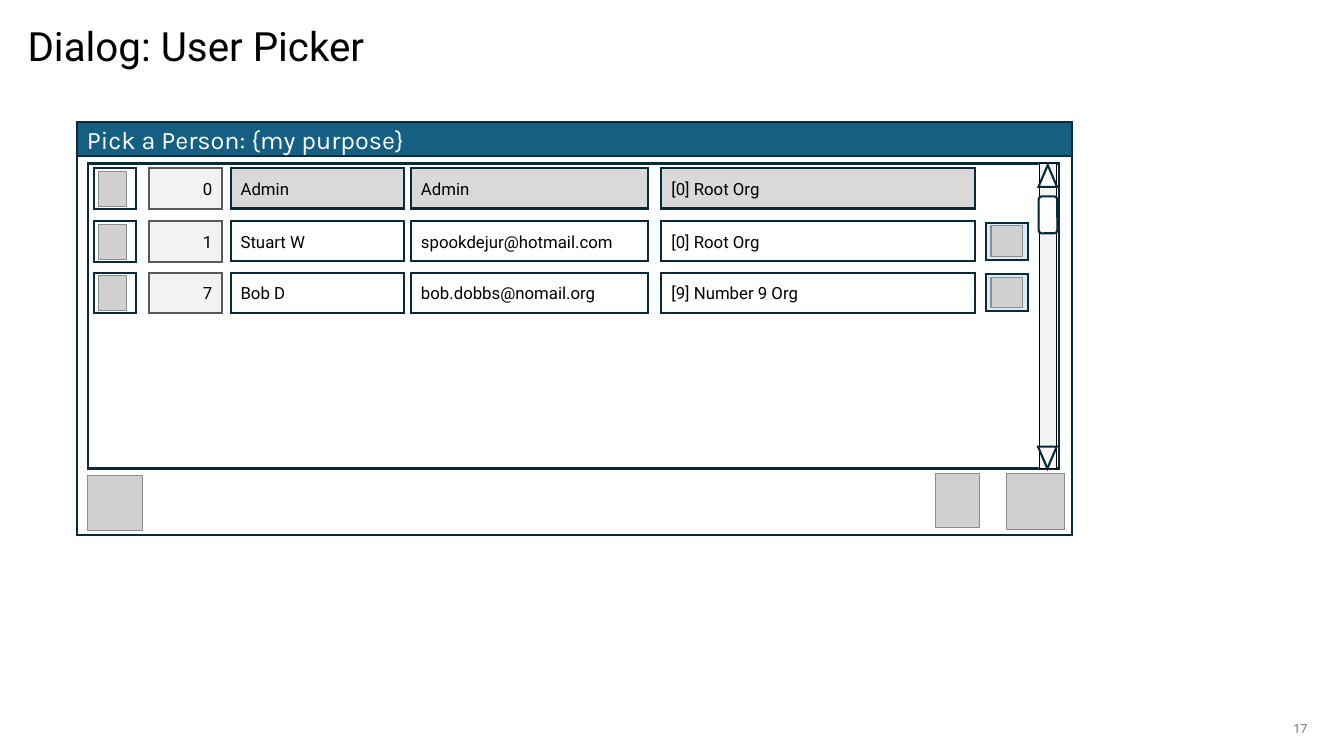
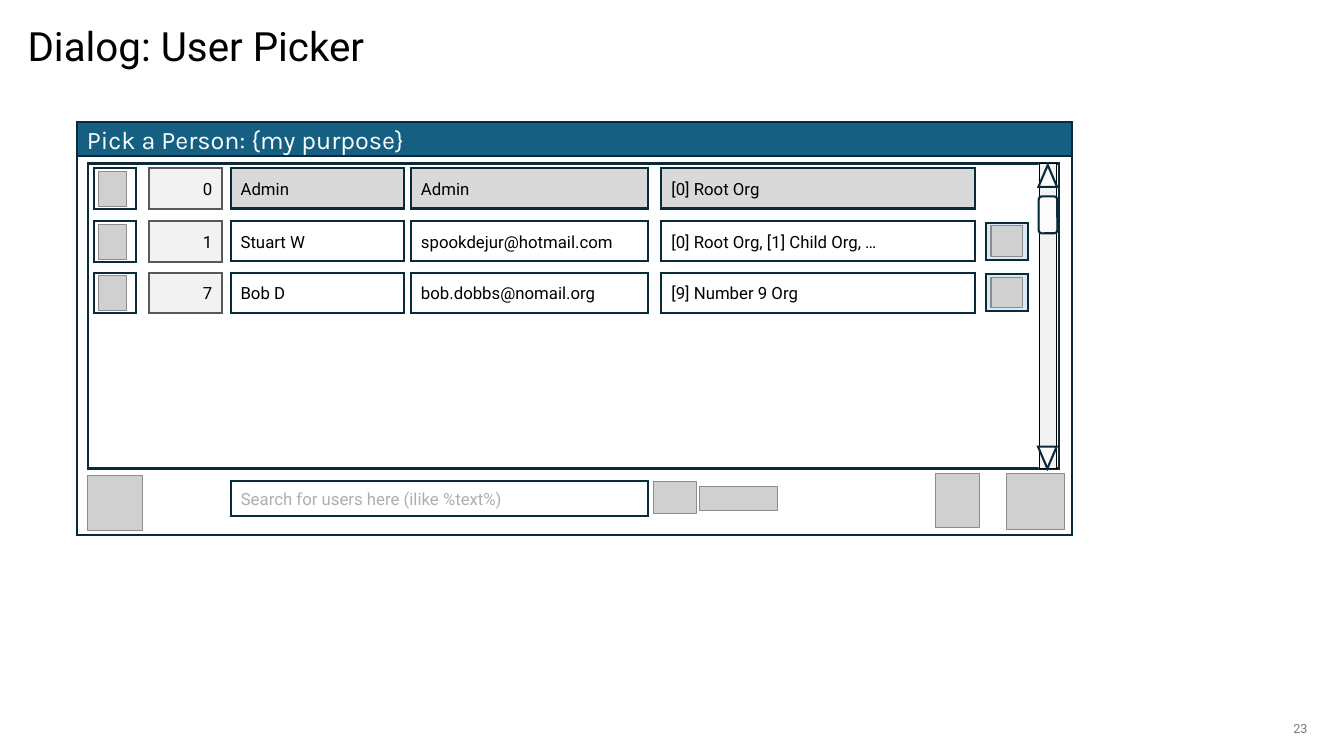
Before and after one commit to BlitzkriegSoftware/item_organizer, a slide deck: slide 23 of docs/ui-design.pptx (slide 17 before the commit). Drawn at 1344x756 pixels with LibreOffice and Linux fonts; fonts in the diff are those of the drawing; grey boxes stand for pictures; background and template pictures are left out. Boxes give left, top, right and bottom in pixels: in the first picture for what was removed or moved away, otherwise in the second. Text is boxed around its words. In the diff, an @@ line names an element or a change of style, - is before the commit and + after.

```diff
--- a/docs/ui-design.pptx
+++ b/docs/ui-design.pptx
@@ text in rectangle at (671, 234, 861, 252): text changed @@
-[0] Root Org
+[0] Root Org, [1] Child Org, …
@@ rectangle added at (231, 482, 648, 516), fill #FFFFFF, outline #092A39 1.5 pt, 12 pt, text #AEAEAE @@
+Search for users here (ilike %text%)
@@ picture added at (653, 482, 697, 514) @@
@@ picture added at (700, 487, 777, 511) @@
@@ page number at (1293, 724, 1307, 733): text changed @@
-17
+23
```
Also in this commit, not shown: 10 other slides changed, 13 slides added, 1 slide removed, 11 other files.
